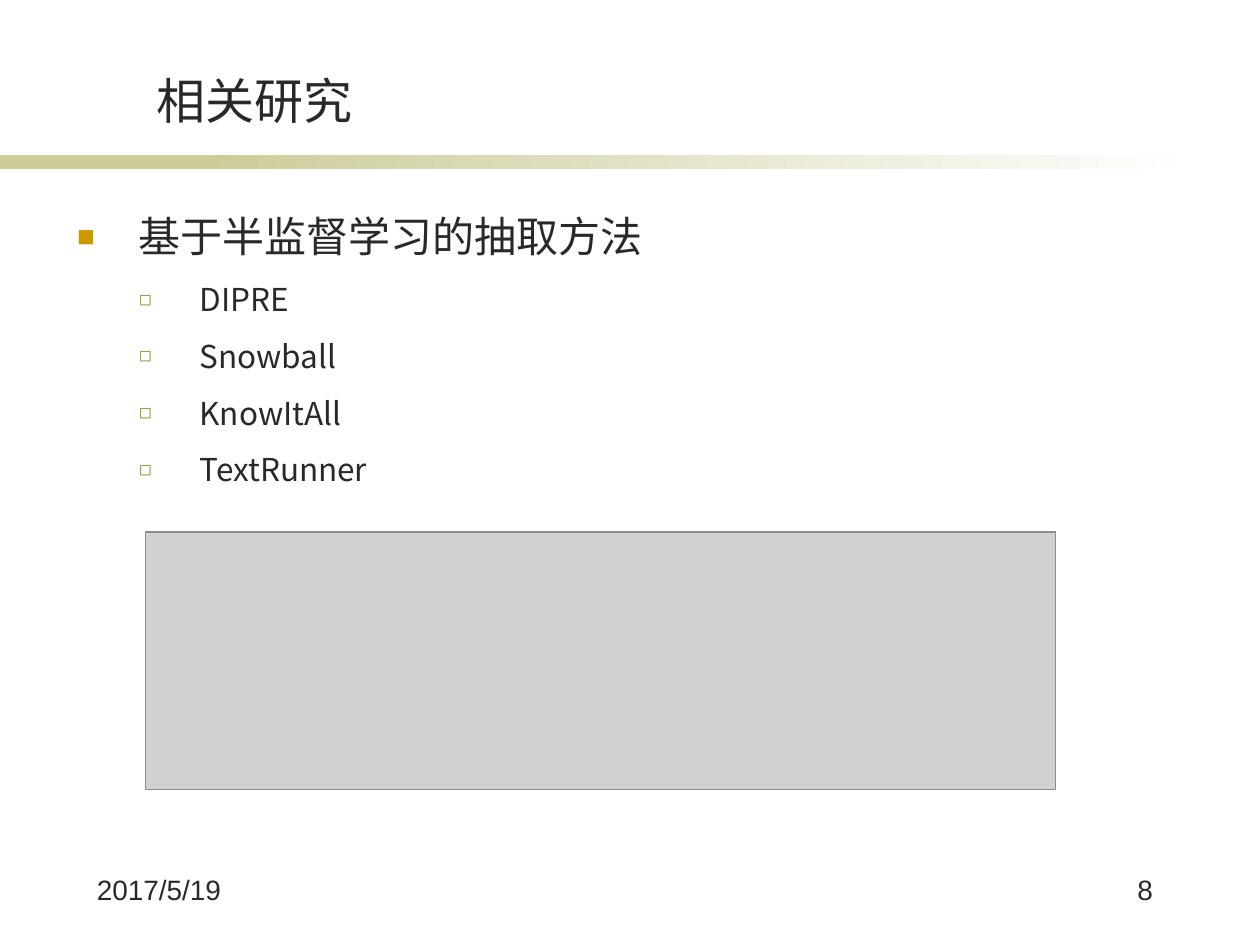
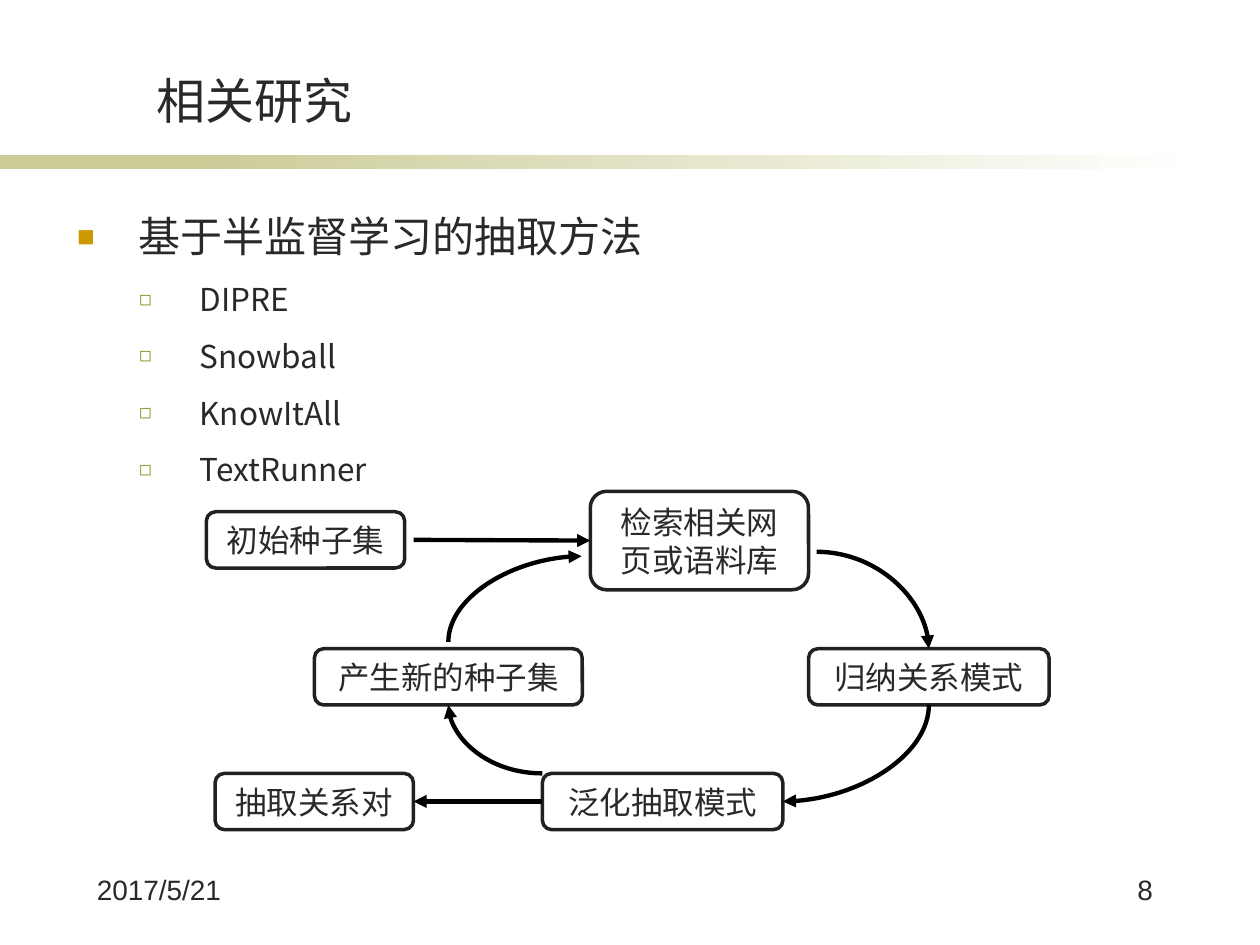
Before and after one commit to wqpod2g/paper, a slide deck: slide 8 of 毕业答辩ppt.pptx. Drawn at 1260x945 pixels with LibreOffice and Linux fonts; fonts in the diff are those of the drawing; grey boxes stand for pictures; background and template pictures are left out. Boxes give left, top, right and bottom in pixels: in the first picture for what was removed or moved away, otherwise in the second. Text is boxed around its words. In the diff, an @@ line names an element or a change of style, - is before the commit and + after.

```diff
--- a/毕业答辩ppt.pptx
+++ b/毕业答辩ppt.pptx
@@ rounded rectangle added at bbox=[591, 491, 809, 590], fill #FFFFFF, outline #212121 2 pt, 18 pt, text #292929 @@
+检索相关网页或语料库
@@ picture removed at bbox=[145, 532, 1055, 789] @@
@@ rounded rectangle added at bbox=[207, 512, 404, 568], fill #FFFFFF, outline #212121 2 pt, 18 pt, text #292929 @@
+初始种子集
@@ arrow added from (413, 539) to (591, 541), #000000 2.5 pt @@
@@ curved arrow added from (449, 643) to (582, 556), #000000 2.5 pt @@
@@ curved arrow added from (816, 552) to (929, 649), #000000 2.5 pt @@
@@ rounded rectangle added at bbox=[314, 649, 582, 706], fill #FFFFFF, outline #212121 2 pt, 18 pt, text #292929 @@
+产生新的种子集
@@ rounded rectangle added at bbox=[809, 649, 1050, 706], fill #FFFFFF, outline #212121 2 pt, 18 pt, text #292929 @@
+归纳关系模式
@@ curved arrow added from (542, 774) to (449, 706), #000000 2.5 pt @@
@@ curved arrow added from (929, 706) to (782, 801), #000000 2.5 pt @@
@@ rounded rectangle added at bbox=[215, 774, 413, 830], fill #FFFFFF, outline #212121 2 pt, 18 pt, text #292929 @@
+抽取关系对
@@ rounded rectangle added at bbox=[542, 774, 782, 830], fill #FFFFFF, outline #212121 2 pt, 18 pt, text #292929 @@
+泛化抽取模式
@@ arrow added from (542, 801) to (413, 801), #000000 2.5 pt @@
@@ text at bbox=[97, 879, 221, 901]: text changed @@
-2017/5/19
+2017/5/21
```
Also in this commit, not shown: 24 other slides changed, 1 other file.
